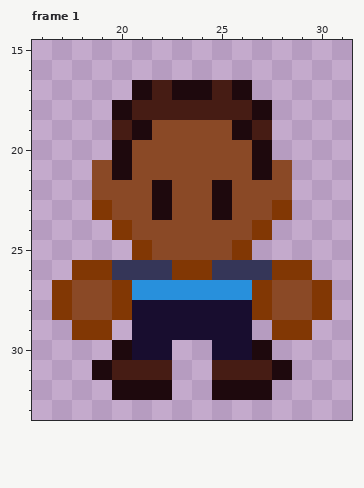
File history of a pixel-art file, Aseprite/Otton.aseprite. Above, as it was before the edit.
48x48 pixels, 1 frame. Shown: frame 1: x 16..31, y 15..33. The commit also changed other frames, which this record leaves out.
The same view after the edit:
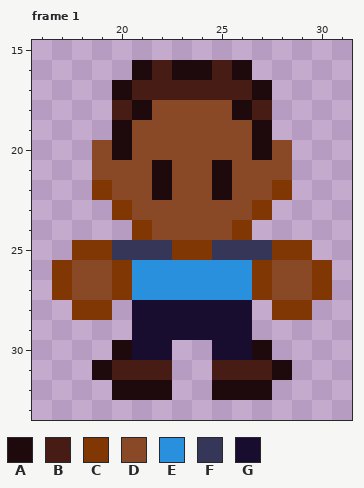
Palette (. is transparent): A #1e090d  B #461c14  C #813704  D #8a4926  E #2890dc  F #353658  G #180d2f
From old to new:
Frame 1, layers "Hands", "Head", "Body":
y 16: x 21..26 ...... -> ABAABA
y 17: x 20..21 .A -> AB; x 23..24 AA -> BB; x 26..27 A. -> BA
y 18: x 20..27 ABBBBBBA -> BADDDDAB
y 19: x 20..21 BA -> AD; x 26..27 AB -> DA
y 20: x 19 . -> D; x 28 . -> D
y 21: x 20 A -> D; x 22 D -> A; x 25 D -> A; x 27 A -> D
y 22: x 19 D -> C; x 28 D -> C
y 23: x 19..20 CD -> .C; x 22 A -> D; x 25 A -> D; x 27..28 DC -> C.
y 24: x 20..21 CD -> .C; x 26..27 DC -> C.
y 25: x 18..29 ...CDDDDC... -> CCFFFCCFFFCC
y 26: x 17..30 .CCFFFCCFFFCC. -> CDDCEEEEEECDDC
y 28: x 17..20 CDDC -> .CC.; x 27..30 CDDC -> .CC.
y 29: x 18..19 CC -> ..; x 28..29 CC -> ..
Changed places in both pictures, as pixel boxes (x1, y1, x2, y2):
changed: (52, 60, 332, 340)
